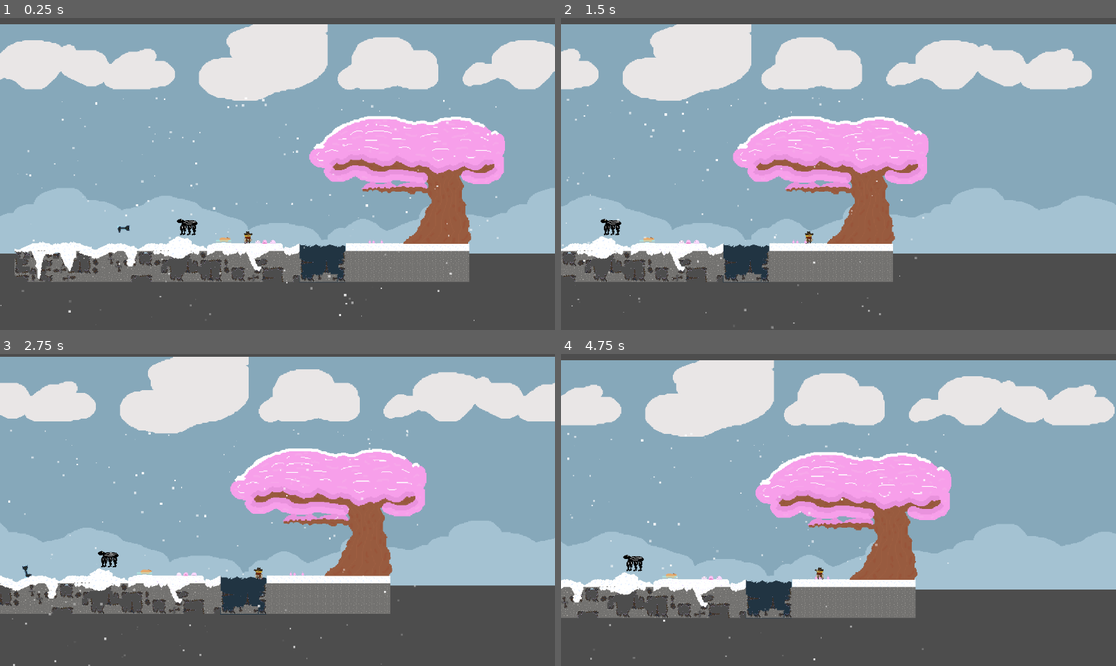
Above: before the commit, frames 1-4 (two rows, left to right).
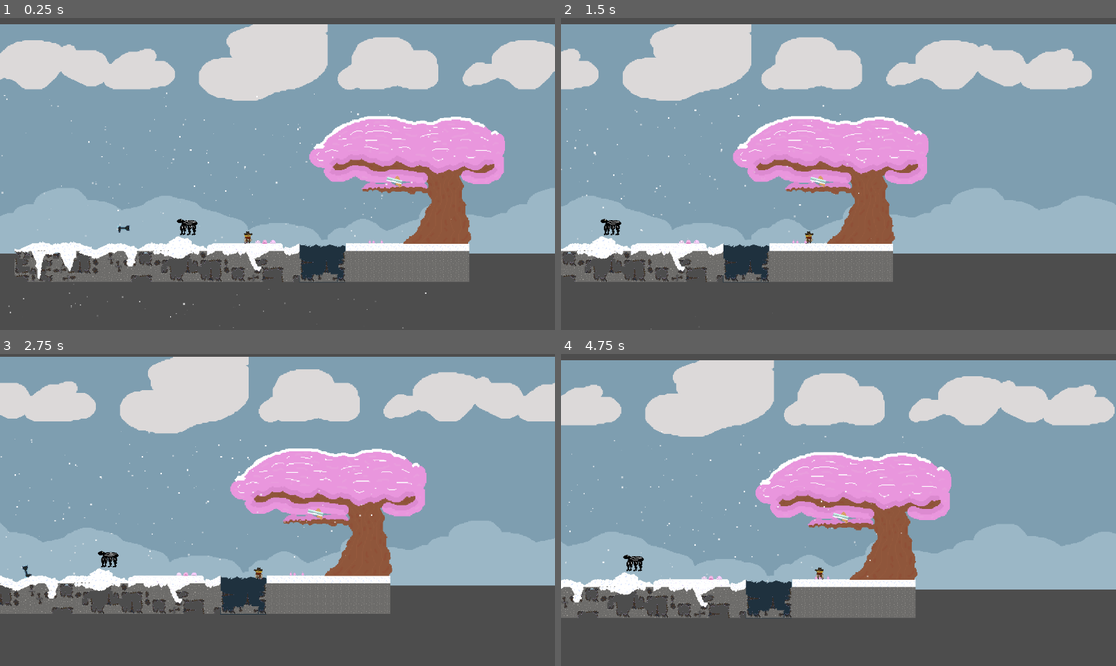
Above: after the commit, the same moments.

Repository: sDANTOSO/CozySnowCowboyGame
Game: Godot game, scene res://Scenes/the_snow.tscn
Two runs of this game, one before a commit and one after it. Both use one fixed random seed, a clock stepped at 60 frames per second and the inputs below.
Inputs:
- Up to frame 1 (0.25 s): no input
- Up to frame 2 (1.5 s): tap Enter (ui_accept) at 0.5, 0.77 s; hold D (right) from 0.53 s (still down); tap Alt at 0.6 s; tap Shift at 1.35 s
- Up to frame 3 (2.75 s): tap Enter (ui_accept) at 1.52 s; release D (right) at 2.03 s; hold A (left) from 2.03 s (still down); tap Alt at 2.1 s
- Up to frame 4 (4.75 s): release A (left) at 2.78 s; hold D (right) 2.78-4.28 s; tap Shift at 2.85, 4.35 s; tap Enter (ui_accept) at 3.02, 3.77, 4.52 s; tap Alt at 3.6 s; hold A (left) from 4.28 s (still down)

The runs differ from the first frame. In frame 1, 0.5% of the frame differs, in the area x 0-90%, y 23-100%; in frame 2, 0.4%; in frame 3, 0.4%; in frame 4, 0.4%.

Commit message:
Changed branch Physics

Diff:
--- a/cozy-snow-cowboy/Scenes/the_snow.tscn
+++ b/cozy-snow-cowboy/Scenes/the_snow.tscn
@@ -14,11 +14,11 @@
 [ext_resource type="PackedScene" uid="uid://cfckt23m1v4da" path="res://tree.tscn" id="12_76ntv"]
 [ext_resource type="Texture2D" uid="uid://dhtdujkrgx7i0" path="res://Assets/Marsh1.png" id="13_0paly"]
 [ext_resource type="Texture2D" uid="uid://dfssmvydse2ag" path="res://Assets/Marsh2.png" id="14_4a43q"]
-[ext_resource type="Texture2D" uid="uid://p6e833qd1vwv" path="res://Assets/capybara1.png" id="15_4a43q"]
 [ext_resource type="PackedScene" uid="uid://dr5sls6odbsso" path="res://cryo_box.tscn" id="16_7vwtk"]
 [ext_resource type="Texture2D" uid="uid://bumca2s7e3sx4" path="res://Assets/BlobFishv1.png" id="17_d6jkq"]
 [ext_resource type="Texture2D" uid="uid://c8x11tij0gtcc" path="res://Assets/Blobfishv2.png" id="18_revar"]
 [ext_resource type="Texture2D" uid="uid://bqwwl5l7bic4g" path="res://Assets/Blobfishv3.png" id="19_jckax"]
+[ext_resource type="PackedScene" uid="uid://ckrc2y7xwawng" path="res://capybara.tscn" id="19_revar"]
 
 [sub_resource type="RectangleShape2D" id="RectangleShape2D_uy35t"]
 size = Vector2(93, 74)
@@ -194,6 +194,9 @@
 sources/3 = SubResource("TileSetAtlasSource_p61nb")
 sources/4 = SubResource("TileSetAtlasSource_aw70g")
 
+[sub_resource type="OccluderPolygon2D" id="OccluderPolygon2D_revar"]
+polygon = PackedVector2Array(-459, 282, -399, 276, -343, 272, -296, 285, -261, 273, -226, 280, -129, 281, -60, 281, 76, 272, 98, 284, 119, 278, 161, 278, 189, 277, 239, 273, 472, 270, 467, 341, -463, 341)
+
 [sub_resource type="Curve" id="Curve_revar"]
 _data = [Vector2(0.019943021, 1), 0.0, 0.0, 0, 0, Vector2(1, 0), -2.6701674, 0.0, 0, 0]
 point_count = 2
@@ -211,20 +214,23 @@
 [sub_resource type="ParticleProcessMaterial" id="ParticleProcessMaterial_revar"]
 particle_flag_disable_z = true
 emission_shape = 3
-emission_box_extents = Vector3(500, 1, 1)
+emission_box_extents = Vector3(500, 50, 1)
 gravity = Vector3(-25, 98, 0)
-scale_max = 5.0
+scale_max = 3.5
 color_initial_ramp = SubResource("GradientTexture1D_jckax")
 alpha_curve = SubResource("CurveTexture_jckax")
 turbulence_enabled = true
 turbulence_noise_speed_random = 0.0
 turbulence_influence_min = 0.020000001
 turbulence_influence_max = 0.080000006
+collision_mode = 2
+collision_use_scale = true
 
 [node name="The snow" type="Node2D"]
 script = ExtResource("1_7s3q5")
 
 [node name="DirectionalLight2D" type="DirectionalLight2D" parent="."]
+visible = false
 scale = Vector2(1, 1.0000001)
 color = Color(0.49747366, 0.49747366, 0.49747366, 1)
 energy = 0.12
@@ -307,12 +313,11 @@
 position = Vector2(226, 44)
 texture = ExtResource("14_4a43q")
 
-[node name="Capybara1" type="Sprite2D" parent="."]
-position = Vector2(-73, 40)
-scale = Vector2(0.5, 0.5)
-texture = ExtResource("15_4a43q")
+[node name="Capybara" parent="." instance=ExtResource("19_revar")]
+position = Vector2(292, -93)
 
 [node name="CryoBox" parent="." instance=ExtResource("16_7vwtk")]
+position = Vector2(354, -124)
 
 [node name="BlobFishv1" type="Sprite2D" parent="."]
 position = Vector2(-7, 44)
@@ -329,9 +334,13 @@
 scale = Vector2(0.2580645, 0.28125)
 texture = ExtResource("19_jckax")
 
+[node name="LightOccluder2D" type="LightOccluder2D" parent="."]
+position = Vector2(-47, -221)
+occluder = SubResource("OccluderPolygon2D_revar")
+
 [node name="SnowCreator" type="GPUParticles2D" parent="."]
-position = Vector2(0, -254)
-amount = 200
+position = Vector2(-47, -221)
+amount = 300
 lifetime = 10.15
 preprocess = 30.75
 process_material = SubResource("ParticleProcessMaterial_revar")
--- /dev/null
+++ b/cozy-snow-cowboy/capybara.tscn
@@ -0,0 +1,35 @@
+[gd_scene load_steps=4 format=3 uid="uid://ckrc2y7xwawng"]
+
+[ext_resource type="Texture2D" uid="uid://p6e833qd1vwv" path="res://Assets/capybara1.png" id="1_ml7vp"]
+
+[sub_resource type="SpriteFrames" id="SpriteFrames_5h5f7"]
+animations = [{
+"frames": [{
+"duration": 1.0,
+"texture": ExtResource("1_ml7vp")
+}],
+"loop": true,
+"name": &"default",
+"speed": 5.0
+}]
+
+[sub_resource type="CapsuleShape2D" id="CapsuleShape2D_ml7vp"]
+radius = 6.0
+height = 18.0
+
+[node name="Capybara" type="Node2D"]
+
+[node name="RigidBody2D" type="RigidBody2D" parent="."]
+collision_layer = 4
+collision_mask = 63
+
+[node name="AnimatedSprite2D" type="AnimatedSprite2D" parent="RigidBody2D"]
+position = Vector2(-14.5, 8)
+scale = Vector2(0.546875, 0.5)
+sprite_frames = SubResource("SpriteFrames_5h5f7")
+
+[node name="CollisionShape2D" type="CollisionShape2D" parent="RigidBody2D"]
+visible = false
+position = Vector2(-18, 10)
+rotation = 1.5707964
+shape = SubResource("CapsuleShape2D_ml7vp")
--- a/cozy-snow-cowboy/cryo_box.tscn
+++ b/cozy-snow-cowboy/cryo_box.tscn
@@ -12,39 +12,31 @@
 
 [node name="CryoBox" type="Node2D"]
 
-[node name="PinJoint2D" type="PinJoint2D" parent="."]
-position = Vector2(-63, 40)
-node_a = NodePath("Top")
-node_b = NodePath("Bottom")
-disable_collision = false
-angular_limit_upper = 0.7853982
-motor_target_velocity = 0.017453292
-
-[node name="Top" type="RigidBody2D" parent="PinJoint2D"]
-position = Vector2(-303, 30)
-collision_layer = 4
-collision_mask = 63
-gravity_scale = 0.0
+[node name="Top" type="RigidBody2D" parent="."]
+position = Vector2(-366, 70)
+collision_layer = 128
+collision_mask = 96
 script = ExtResource("1_85w6k")
 
-[node name="CryoTopHalf" type="Sprite2D" parent="PinJoint2D/Top"]
+[node name="CryoTopHalf" type="Sprite2D" parent="Top"]
 position = Vector2(288, -37)
 rotation = -0.006584056
-scale = Vector2(0.99999994, 0.99999994)
+scale = Vector2(0.9999999, 0.9999999)
 texture = ExtResource("1_kwju0")
 
-[node name="CollisionShape2D" type="CollisionShape2D" parent="PinJoint2D/Top"]
+[node name="CollisionShape2D" type="CollisionShape2D" parent="Top"]
 position = Vector2(288, -33)
 shape = SubResource("RectangleShape2D_p5bm8")
 
-[node name="Bottom" type="RigidBody2D" parent="PinJoint2D"]
-position = Vector2(-261, 30)
-gravity_scale = 0.0
+[node name="Bottom" type="RigidBody2D" parent="."]
+position = Vector2(-324, 70)
+collision_layer = 128
+collision_mask = 96
 
-[node name="CryoBottomHalf" type="Sprite2D" parent="PinJoint2D/Bottom"]
+[node name="CryoBottomHalf" type="Sprite2D" parent="Bottom"]
 position = Vector2(246, -37)
 texture = ExtResource("2_85w6k")
 
-[node name="CollisionShape2D" type="CollisionShape2D" parent="PinJoint2D/Bottom"]
+[node name="CollisionShape2D" type="CollisionShape2D" parent="Bottom"]
 position = Vector2(246, -25)
 shape = SubResource("RectangleShape2D_jrra5")
--- a/cozy-snow-cowboy/project.godot
+++ b/cozy-snow-cowboy/project.godot
@@ -63,6 +63,7 @@
 2d_physics/layer_4="Projectiles"
 2d_physics/layer_5="Items and zones"
 2d_physics/layer_6="Terrain"
+2d_physics/layer_7="Branch"
 
 [rendering]
 
--- a/cozy-snow-cowboy/top.gd
+++ b/cozy-snow-cowboy/top.gd
@@ -1,6 +1,6 @@
 extends RigidBody2D
 
-func _ready() -> void:
+#func _ready() -> void:
 	#rotation=90
 #func _process(delta: float) -> void:
-	rotation=90
+	#rotation=90
--- a/cozy-snow-cowboy/tree.tscn
+++ b/cozy-snow-cowboy/tree.tscn
@@ -14,11 +14,13 @@
 texture = ExtResource("1_brfkd")
 
 [node name="CollisionPolygon2D2" type="CollisionPolygon2D" parent="MainTree"]
-visible = false
 position = Vector2(57, 2)
-polygon = PackedVector2Array(-4, 90, 85, 90, 88, 81, 83, 71, …(144 unchanged characters)… , -42, -133, -31, -116, -18, -104, 0, -73, -6, -18, 0, 25, 1, 30, 3, 30, 15, 38, 28, 31, 43, 21, 60, 16, 74)
+polygon = PackedVector2Array(-4, 90, 85, 90, 88, 81, 83, 71, …(144 unchanged characters)… , -42, -133, -31, -116, -18, -104, 0, -75.666664, -27.333336, -11, -32.666668, 28.333336, -34, 27, -8, 30, 3, 30, 15, 38, 28, 31, 43, 21, 60, 16, 74)
 
 [node name="TreeBranch" type="RigidBody2D" parent="."]
+collision_layer = 96
+collision_mask = 33
+mass = 9.725
 gravity_scale = 0.0
 
 [node name="Sprite2D" type="Sprite2D" parent="TreeBranch"]
@@ -27,7 +29,6 @@
 texture = ExtResource("2_nnvrw")
 
 [node name="CollisionPolygon2D" type="CollisionPolygon2D" parent="TreeBranch"]
-visible = false
 position = Vector2(10, -26)
 scale = Vector2(1.5, 1.5)
 polygon = PackedVector2Array(-10, 29, -5, 26, 5, 23, 19, 26, 22, 25, 28, 23, 32, 26, 35, 28, 38, 29, 44, 26, 49, 25, 54 …(413 unchanged characters)…
Not shown: 1 places in cozy-snow-cowboy/Scenes/the_snow.tscn that only renumber resources
